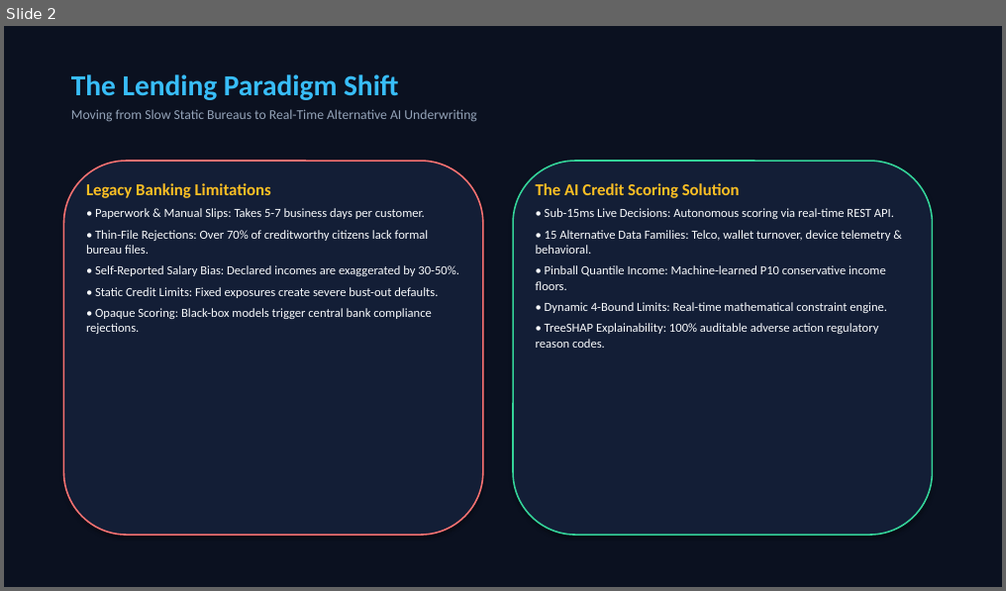
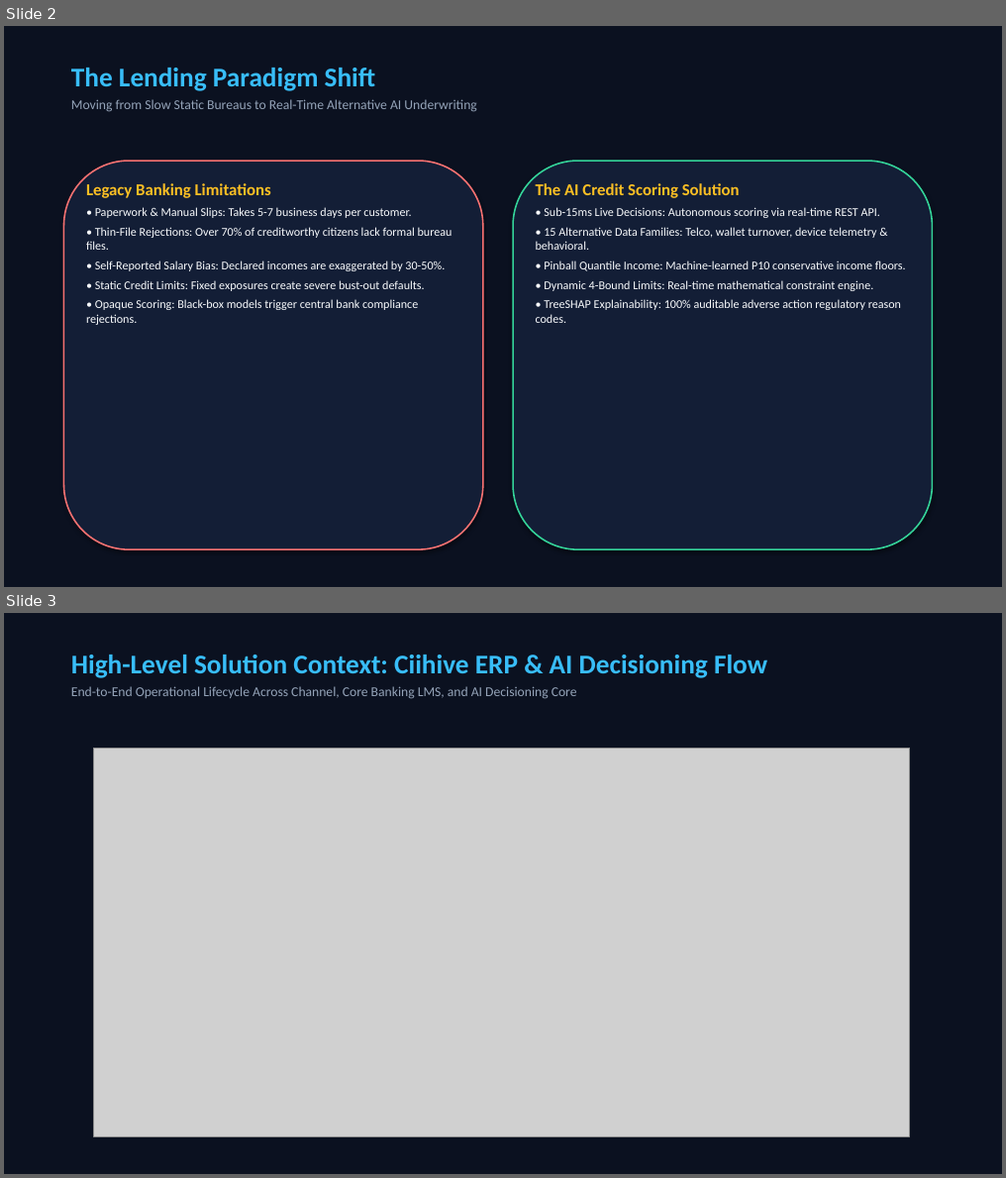
Before and after one commit to khayam1064/AI-CREDIT-SCORING, a slide deck: AI_Credit_Scoring_Conference_Master_Presentation.pptx. Shown one above the other, each under a label of ours: slide 2 before the commit, slides 2 and 3 after it. The pictures are 1006x591 and 1006x1178 pixels, drawn with LibreOffice and Linux fonts; fonts in the diff are those of the drawing; grey boxes stand for pictures. Boxes give left, top, right and bottom in pixels: in the first picture for what was removed or moved away, otherwise in the second. Text is boxed around its words. In the diff, an @@ line names an element or a change of style, - is before the commit and + after.

Commit message:
Enhance conference presentation with flow.png, ROC curve, grade distribution, IFRS 9, and SHAP charts

```diff
--- a/AI_Credit_Scoring_Conference_Master_Presentation.pptx
+++ b/AI_Credit_Scoring_Conference_Master_Presentation.pptx
@@ slide 3 added at [4,613,1002,1174], background #FFFFFF @@
@@ rectangle added at [4,613,1002,1174], fill #0B1120 @@
@@ text added at [71,655,767,699], 13 pt, text #94A3B8 @@
+High-Level Solution Context: Ciihive ERP & AI Decisioning Flow
+End-to-End Operational Lifecycle Across Channel, Core Banking LMS, and AI Decisioning Core
@@ picture added at [94,748,910,1137] @@
@@ slide 2 changed as well @@
@@ text "The Lending Paradigm Shift": place and size @@
-text "The Lending Paradigm Shift" at [71,75,476,122]
+text "The Lending Paradigm Shift" at [71,68,476,112]
@@ text at [71,68,376,91]: size 28 to 26 pt in "The Lending Paradigm Shift" @@
@@ rounded rectangle: place and size @@
-rounded rectangle at [63,161,483,535]
+rounded rectangle at [63,161,483,550]
@@ rounded rectangle: place and size @@
-rounded rectangle at [513,161,933,535]
+rounded rectangle at [513,161,933,550]
@@ text at [86,207,452,325]: size 12 to 11.5 pt; less space between paragraphs @@
@@ text at [536,207,906,323]: size 12 to 11.5 pt; less space between paragraphs @@
```
Also in this commit, not shown: 9 other slides changed, 3 other slides added, 2 slides removed, 4 other files.
